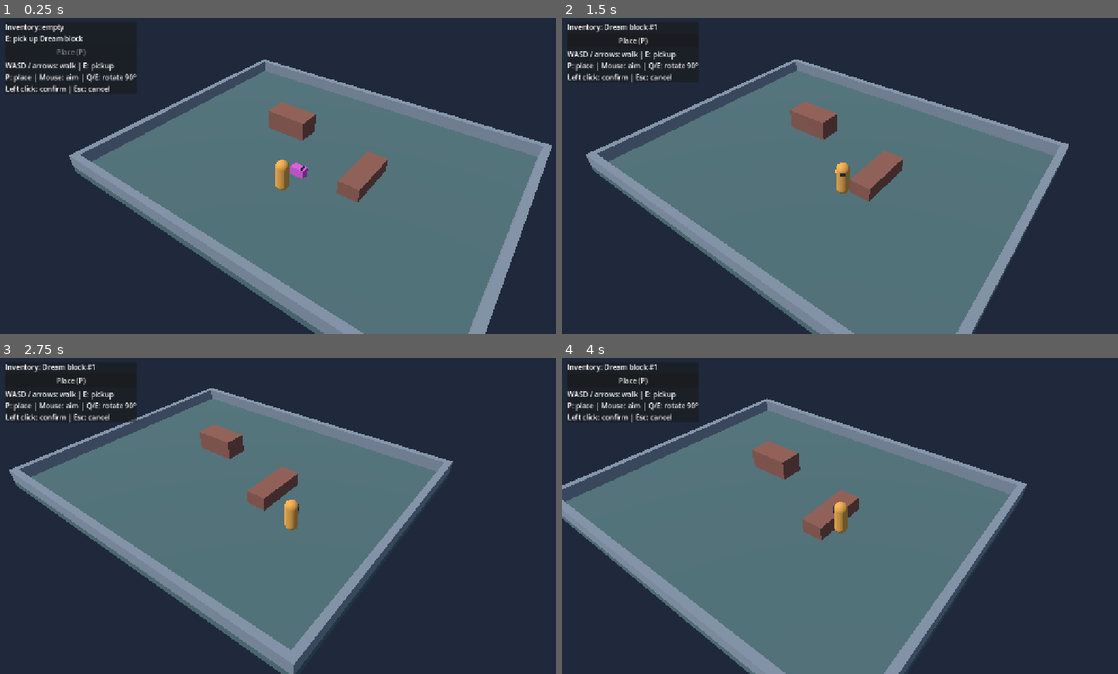
Above: before the commit, frames 1-4 (two rows, left to right).
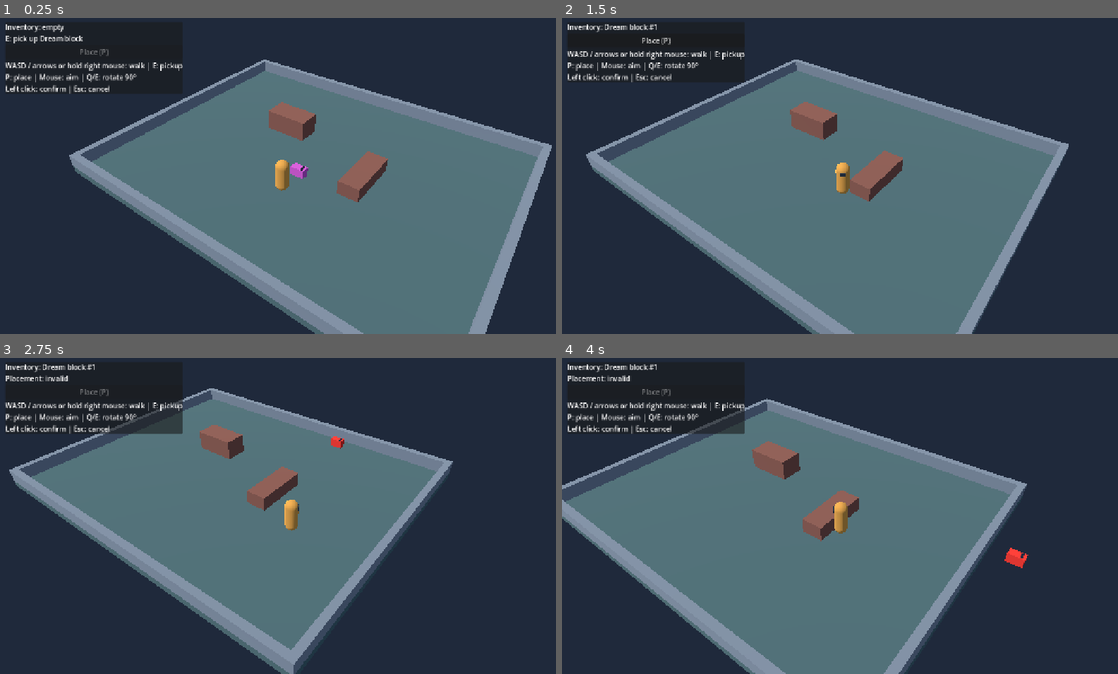
Above: after the commit, the same moments.

Repository: Riquinos-Soft/le-josss-dreamscape
Game: Godot game, scene res://world/courtyard.tscn
The game is run twice, just before and just after one commit, with the same random seed, the same clock (stepped at 60 frames per second) and the same inputs.
Inputs (mouse positions are in pixels of both pictures, inside the frame that each line leads up to):
- Up to frame 1 (0.25 s): no input
- Up to frame 2 (1.5 s): tap Enter at 0.5 s; move the mouse to (967, 160) at 0.52 s; hold D (move_right) 0.53-1.28 s; tap E at 0.6 s; click (967, 160) at 0.67 s; move the mouse to (728, 191) at 1.27 s; hold S (move_back) from 1.28 s (still down); tap Q at 1.35 s; click (728, 191) at 1.42 s
- Up to frame 3 (2.75 s): move the mouse to (339, 446) at 2.02 s; release S (move_back) at 2.03 s; hold D (move_right) from 2.03 s (still down); tap P at 2.1 s; click (339, 446) at 2.17 s
- Up to frame 4 (4 s): move the mouse to (817, 579) at 2.77 s; release D (move_right) at 2.78 s; hold W (move_forward) 2.78-3.53 s; tap E at 2.85 s; click (817, 579) at 2.92 s; move the mouse to (1012, 563) at 3.52 s; hold A (move_left) from 3.53 s (still down); tap Q at 3.6 s; click (1012, 563) at 3.67 s

The runs differ from the first frame. In frame 1, 0.3% of the frame differs, in the area x 10-33%, y 9-17%; in frame 2, 0.7%; in frame 3, 2.1%, in the area x 1-62%, y 5-29%; in frame 4, 1.9%.
Error before the commit: Invalid assignment of property or key 'movement_enabled' with value of type 'bool' on a base object of type 'CharacterBody3D (player.gd)'. (res://items/item_lo…

Commit message:
fix: preserve movement during placement

Diff:
--- a/game/items/item_loop.gd
+++ b/game/items/item_loop.gd
@@ -46,7 +46,7 @@
 	rows.add_child(place_button)
 	var help := Label.new()
 	help.text = (
-		"WASD / arrows: walk | E: pickup"
+		"WASD / arrows or hold right mouse: walk | E: pickup"
 		+ "\nP: place | Mouse: aim | Q/E: rotate 90°"
 		+ "\nLeft click: confirm | Esc: cancel"
 	)
@@ -141,7 +141,6 @@
 	if placement_active or inventory.item == null:
 		return false
 	placement_active = true
-	player.movement_enabled = false
 	yaw = 0.0
 	target = player.global_position - player.visual.global_basis.z * 1.3
 	target.y = 0.25
@@ -205,7 +204,6 @@
 		preview.queue_free()
 	preview = null
 	placement_active = false
-	player.movement_enabled = true
 
 
 func update_hud() -> void:
--- a/game/tests/test_item_lifecycle.gd
+++ b/game/tests/test_item_lifecycle.gd
@@ -46,6 +46,21 @@
 			loop.inventory.item == original and loop.preview is MeshInstance3D,
 			"preview leaves ownership in inventory"
 		)
+		if cycle == 0:
+			var position_before_movement: Vector3 = player.global_position
+			Input.action_press("move_right")
+			await frames(3)
+			Input.action_release("move_right")
+			check(
+				player.global_position.distance_to(position_before_movement) > 0.01,
+				"movement remains active during placement"
+			)
+			check(
+				loop.inventory.item == original and loop.preview is MeshInstance3D,
+				"movement during placement conserves instance"
+			)
+			player.global_position = position_before_movement
+			player.velocity = Vector3.ZERO
 		loop.cancel_placement()
 		check(
 			loop.inventory.item == original and loop.preview == null and loop.world_item == null,
Not shown, changed: docs/architecture.md
Not shown, changed: docs/specs/001-vertical-slice.md
Not shown, changed: game/README.md
